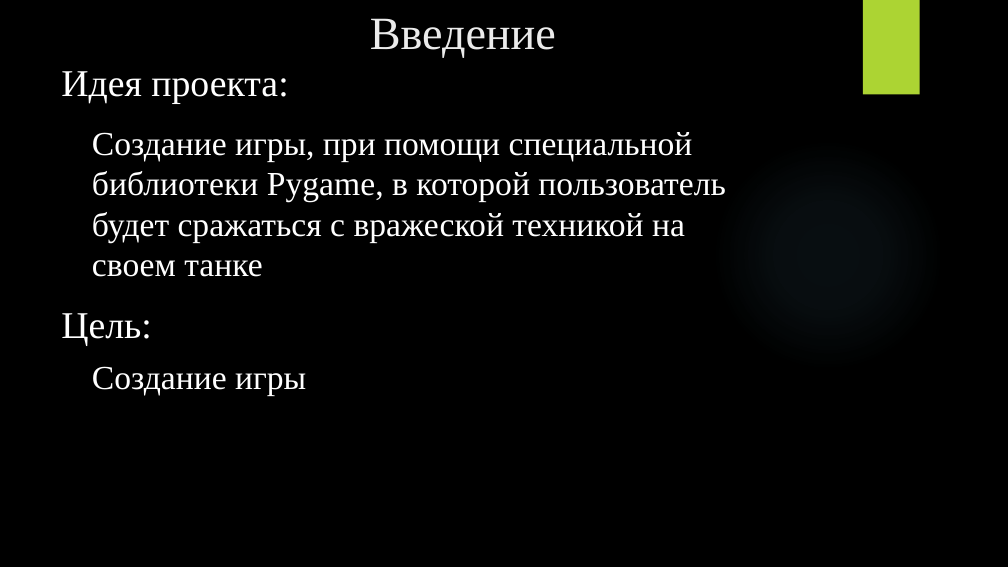
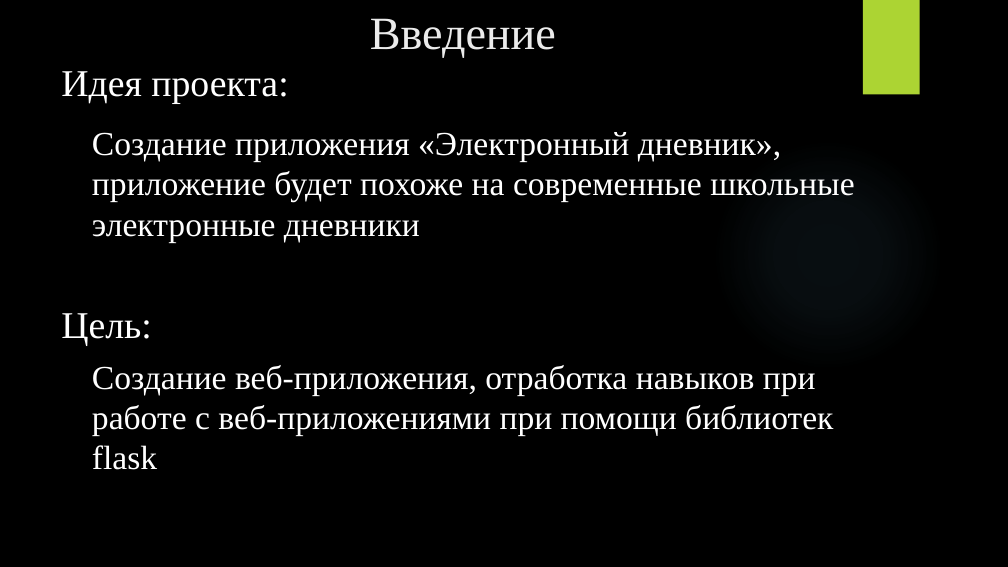
Before and after one commit to SANEKNAYMCHIK/web-app_school-diary, a slide deck: slide 2 of Презентация.pptx. Drawn at 1008x567 pixels with LibreOffice and Linux fonts; fonts in the diff are those of the drawing; background and template pictures are left out. Boxes give left, top, right and bottom in pixels: in the first picture for what was removed or moved away, otherwise in the second. Text is boxed around its words. In the diff, an @@ line names an element or a change of style, - is before the commit and + after.

```diff
--- a/Презентация.pptx
+++ b/Презентация.pptx
@@ text at [92,132,854,242]: text changed @@
-Создание игры, при помощи специальной библиотеки Pygame, в которой пользователь будет сражаться с вражеской техникой на своем танке
+Создание приложения «Электронный дневник», приложение будет похоже на современные школьные электронные дневники
@@ text at [92,365,833,470]: text changed @@
-Создание игры
+Создание веб-приложения, отработка навыков при работе с веб-приложениями при помощи библиотек flask
```
Also in this commit, not shown: 2 other slides changed, 1 slide added, 1 slide removed.
